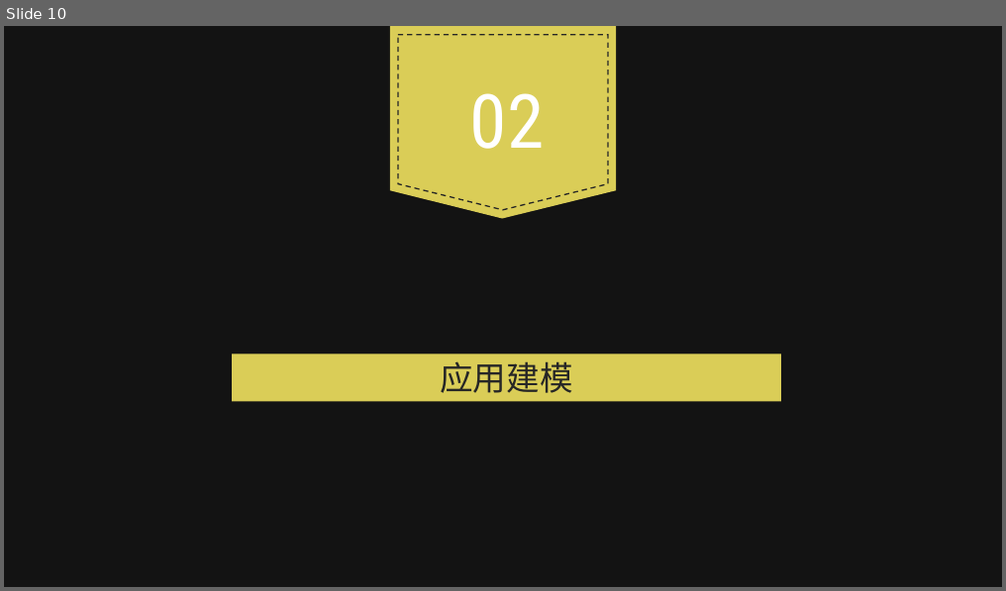
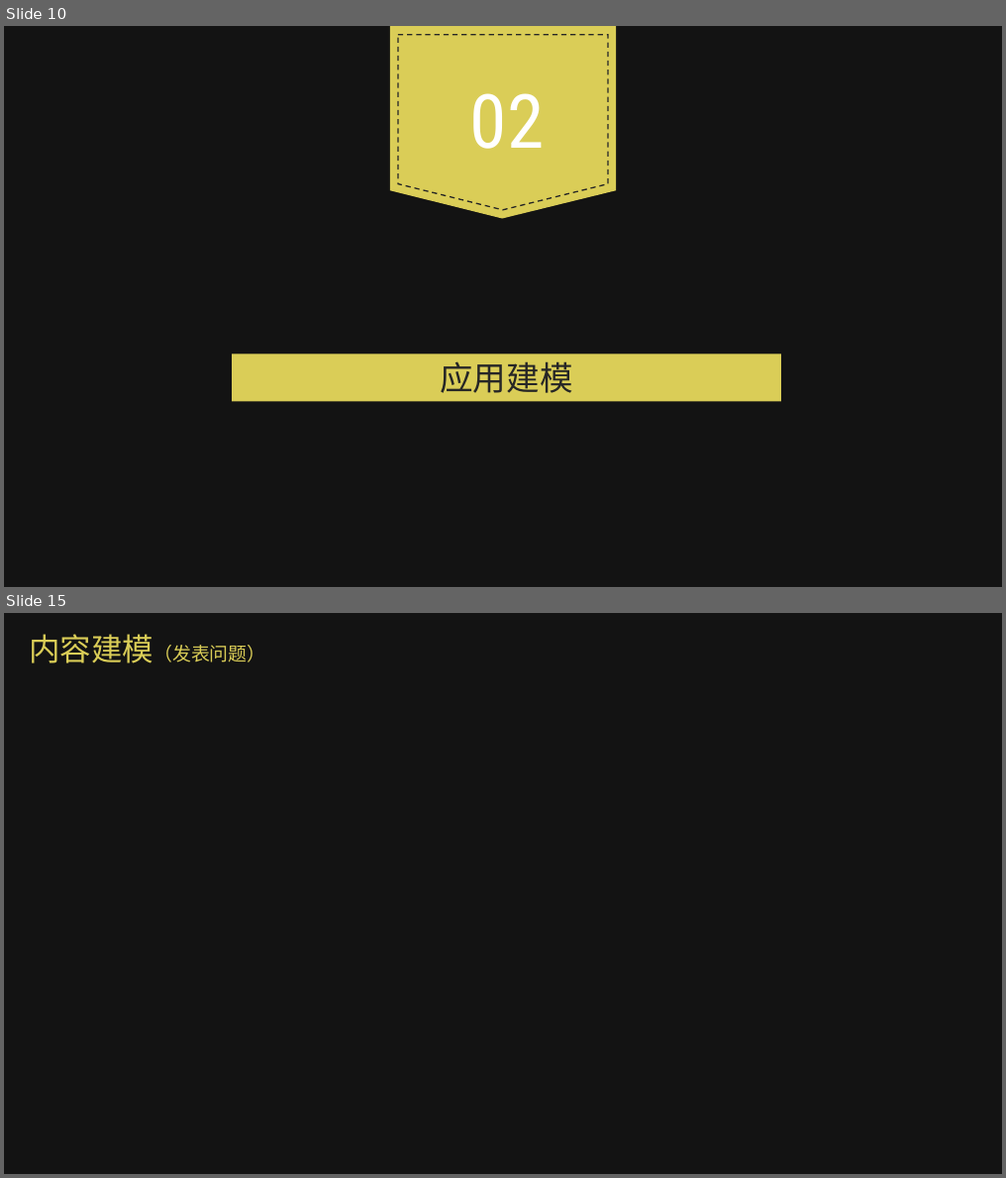
Before and after one commit to WEASP/our-project, a slide deck: Tasks/Task10/高子峰组-知否演示ppt.pptx. Shown one above the other, each under a label of ours: slide 10 before the commit, slides 10 and 15 after it; the slides between them are not shown. The pictures are 1006x591 and 1006x1178 pixels, drawn with LibreOffice and Linux fonts; fonts in the diff are those of the drawing; background and template pictures are left out; a plain dark background stands for a picture behind light text. Boxes give left, top, right and bottom in pixels: in the first picture for what was removed or moved away, otherwise in the second. Text is boxed around its words. In the diff, an @@ line names an element or a change of style, - is before the commit and + after.

```diff
--- a/Tasks/Task10/高子峰组-知否演示ppt.pptx
+++ b/Tasks/Task10/高子峰组-知否演示ppt.pptx
@@ slide 15 added at [4, 613, 1002, 1174], background picture (left out); not listed: 1 template element that a slide beside it also shows @@
@@ text added at [29, 634, 265, 663], 18 pt, text #DACD57 @@
+内容建模（发表问题）
```
Also in this commit, not shown: 5 slides changed, 6 other slides added, 1 other file.
